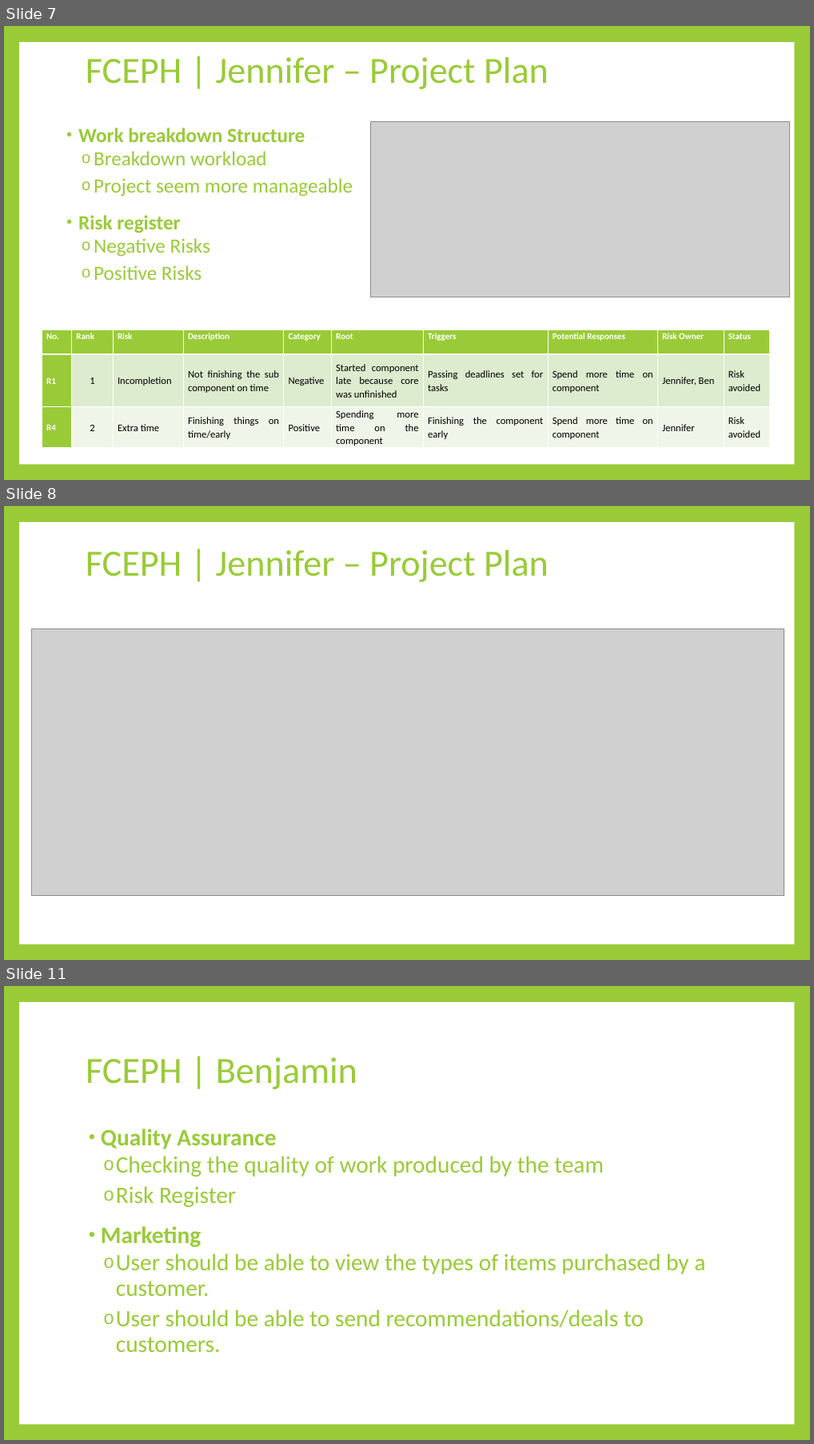
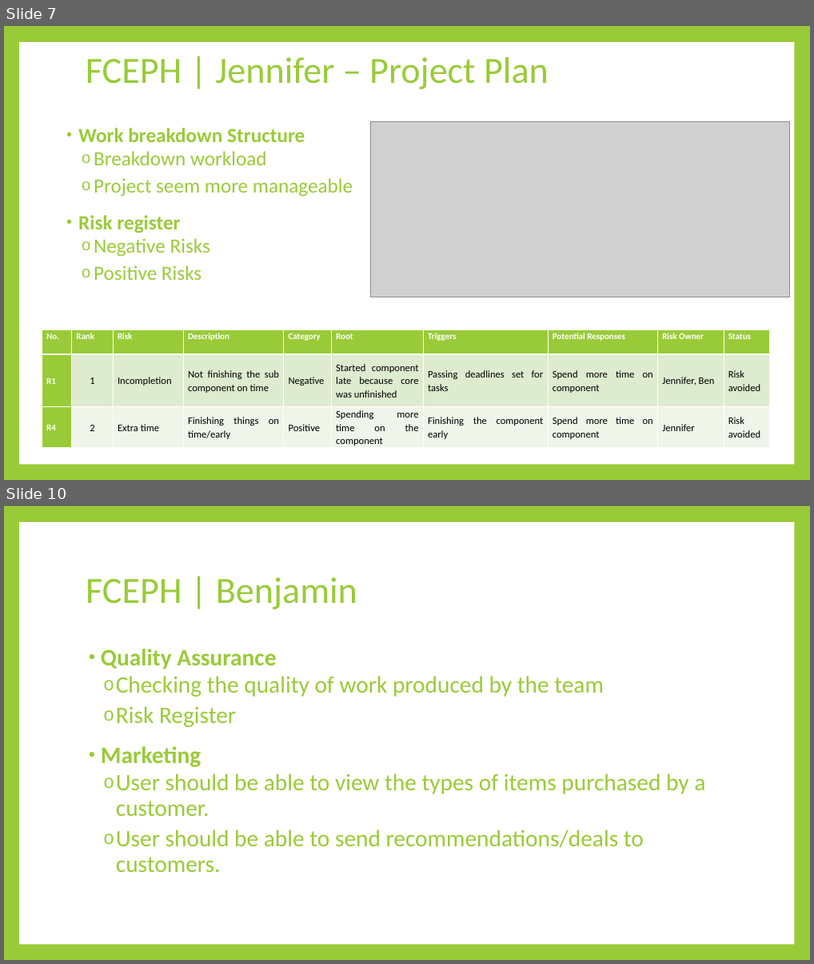
Before and after one commit to AKLBeast/AKLbeast-, a slide deck: Documentation/Group 3 -FCEPH Final.pptx. Shown one above the other, each under a label of ours: slides 7, 8 and 11 before the commit, slides 7 and 10 after it; the slides between them are not shown. The pictures are 814x1444 and 814x964 pixels, drawn with LibreOffice and Linux fonts; fonts in the diff are those of the drawing; grey boxes stand for pictures. Boxes give left, top, right and bottom in pixels: in the first picture for what was removed or moved away, otherwise in the second. Text is boxed around its words. In the diff, an @@ line names an element or a change of style, - is before the commit and + after.

```diff
--- a/Documentation/Group 3 -FCEPH Final.pptx
+++ b/Documentation/Group 3 -FCEPH Final.pptx
@@ slide 8 removed at (x1=4, y1=506, x2=810, y2=960), background #99CB38; not listed: 1 template element that a slide beside it also shows @@
@@ title removed at (x1=86, y1=550, x2=549, y2=582) @@
-FCEPH | Jennifer – Project Plan
@@ picture removed at (x1=32, y1=629, x2=785, y2=896) @@
@@ what was slide 11 is now slide 10 @@
```
Also in this commit, not shown: 2 slides changed, 1 slide added, 1 other slide removed.
